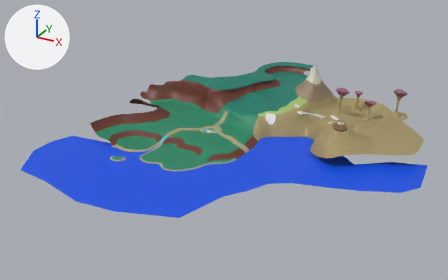
The Blender file BLENDER/map.blend as it was, and as the next commit left it.
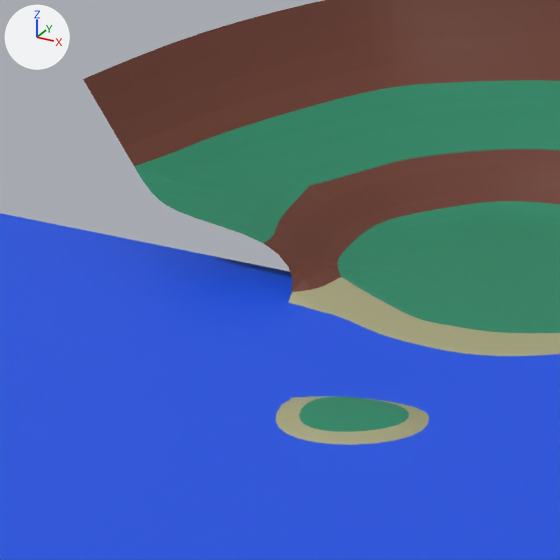
The first picture shows the older version from a camera (50 mm lens) standing at (984.0, -1319.0, 735.0) and looking at (184.0, 134.0, 9.0). The close-ups show both versions on the part from 18% to 31% of the width and 41% to 62% of the height of that picture; other places that the commit changed are outside them. Every picture has the same lights, and +X, +Y and +Z are marked at upper left.
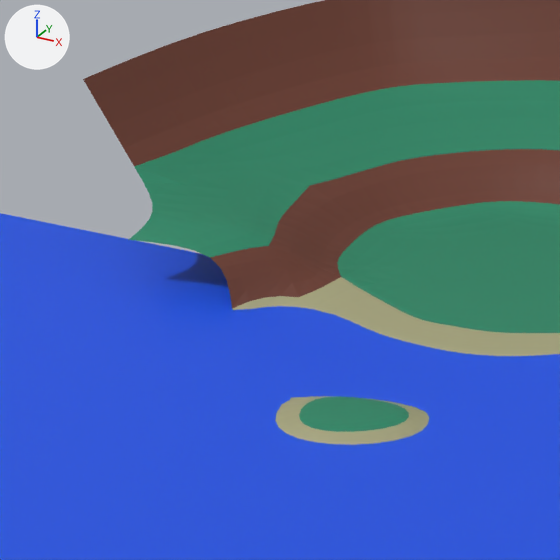
The change, as a diff of the scene's bpy script:
```diff
--- a/BLENDER/map.blend.py
+++ b/BLENDER/map.blend.py
@@ me_plane_014 @@
 # used by ob_plane_014; location = (0.0, 0.0, 0.0); rotation_euler = (0.0, 0.0, 2.099), in degrees (0, 0, 120); scale = (5.54, 5.54, 5.54)
-me_plane_014.from_pydata(...)  # 1678 vertices, 1559 faces, 5 loose edges; spans x -29.0..97.0, y -145.0..33.0, z -6.0..28.0
+me_plane_014.from_pydata(...)  # 1689 vertices, 1563 faces, 12 loose edges; spans x -29.0..97.0, y -145.0..44.0, z -6.0..28.0
+# me_plane_014 part 1
+# 10 vertices are added at x 2.0..14.0, y 21.0..44.0, z -1.0..2.0
+# 7 loose edges are added
+# 1 new face joins them, mat_sand (beige #a5a47b)
+# 1 new face joins them, mat_rock (brown #693625)
+# 1 new face joins them, mat_ghrass (green #218663)
 me_plane_014.materials.append(mat_sand_001)
```

What differs and where, as boxes [x1, y1, x2, y2] in the close-ups (560 x 560 px):
part 1 of me_plane_014, added
    after: [128, 211, 299, 310]
